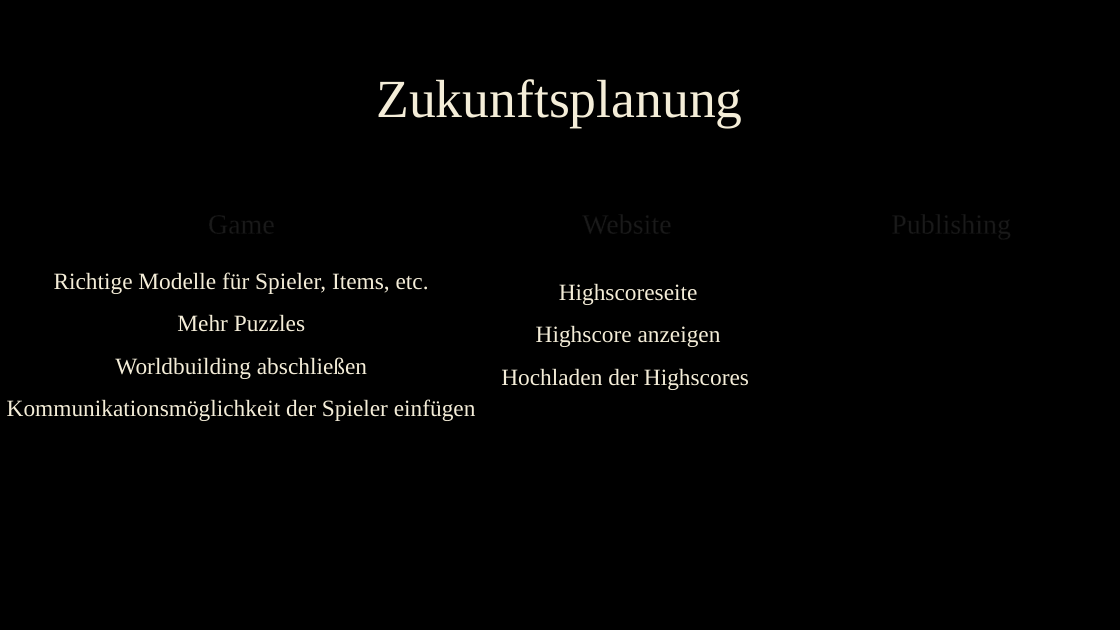
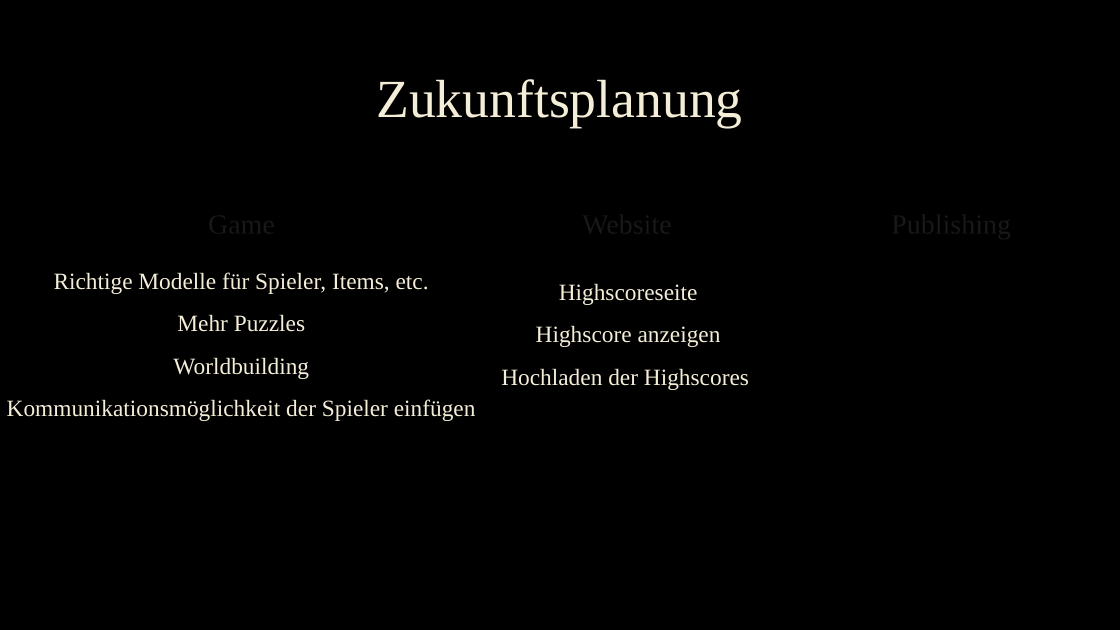
Before and after one commit to ChristophLasinger/Youre-not-alone, a slide deck: slide 15 of documents/You‘re not alone.pptx (slide 16 before the commit). Drawn at 1120x630 pixels with LibreOffice and Linux fonts; fonts in the diff are those of the drawing; background and template pictures are left out. Boxes give left, top, right and bottom in pixels: in the first picture for what was removed or moved away, otherwise in the second. Text is boxed around its words. In the diff, an @@ line names an element or a change of style, - is before the commit and + after.

```diff
--- a/documents/You‘re not alone.pptx
+++ b/documents/You‘re not alone.pptx
@@ text at [173, 357, 309, 379]: text changed @@
-Worldbuilding abschließen
+Worldbuilding
```
Also in this commit, not shown: 7 other slides changed, 2 slides removed.
